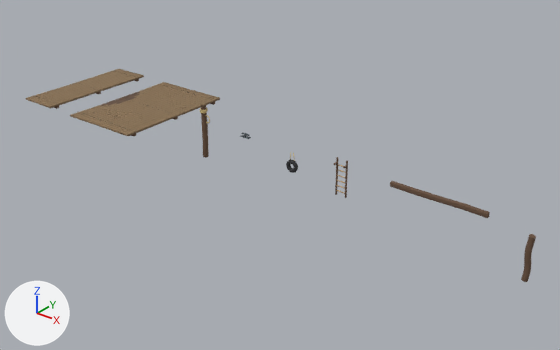
Renders of the Blender file source_art/environment/dock_kit.blend from each side of a commit.
Both versions are drawn from a 50 mm lens placed at (32.3, -23.3, 13.2), pointed at (13.4, 0.3, -1.4). Arrows for +X, +Y and +Z are at lower left; the lights stay in place. The first picture is the older version.

In view in the first picture: 'Dock_Deck_2m_Planks', 'Dock_Deck_2m_Stringers', 'Dock_Deck_2m_Underlay', 'Dock_Deck_4m_Planks', 'Dock_Deck_4m_Stringers', 'Dock_Deck_4m_Underlay', 'Dock_Edge_Beam', 'Dock_Ladder_Rails', 'Dock_Pile_Pile', 'Dock_Post_Cap', 'Dock_Post_Pile' and 3 more.
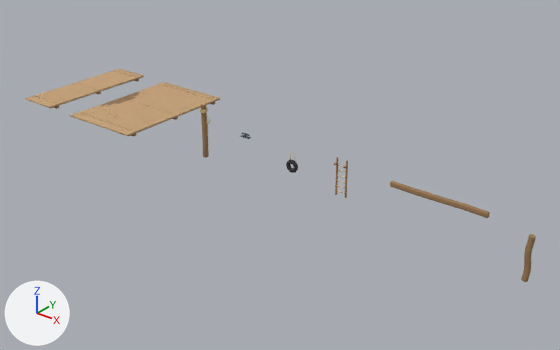
Edits to the bpy script that builds the scene:
```text
Change mat_mat_env_wood_deck:
    mat_mat_env_wood_deck.base_color: (0.254, 0.168, 0.0887) -> (0.584, 0.376, 0.195)  # brown #8a7254 -> brown #c9a57a
Change mat_mat_env_wood_dark:
    mat_mat_env_wood_dark.base_color: (0.144, 0.0844, 0.0513) -> (0.332, 0.195, 0.0908)  # brown #6a5240 -> brown #9c7a55
```

Location of each change, (x1, y1, x2, y2) in pixels of the pictures (560 x 350 px):
'Dock_Deck_4m_Planks', recoloured (lighter)
    both: (70, 82, 220, 136)
'Dock_Deck_2m_Planks', recoloured (lighter)
    both: (26, 69, 144, 108)
'Dock_Edge_Beam', recoloured (lighter)
    both: (390, 181, 490, 218)
'Dock_Pile_Pile', recoloured (lighter)
    both: (521, 234, 536, 282)
'Dock_Post_Pile', recoloured (lighter)
    both: (201, 105, 209, 158)
'Dock_Deck_4m_Underlay', recoloured
    both: (100, 92, 220, 136)
'Dock_Ladder_Rails', recoloured
    both: (334, 157, 348, 198)
'Dock_Deck_4m_Stringers', recoloured
    both: (119, 98, 215, 136)
'Dock_Deck_2m_Underlay', recoloured
    both: (52, 77, 142, 108)
'Dock_Deck_2m_Stringers', recoloured
    both: (54, 79, 139, 109)
'Dock_Post_Cap', recoloured
    both: (200, 102, 206, 106)
